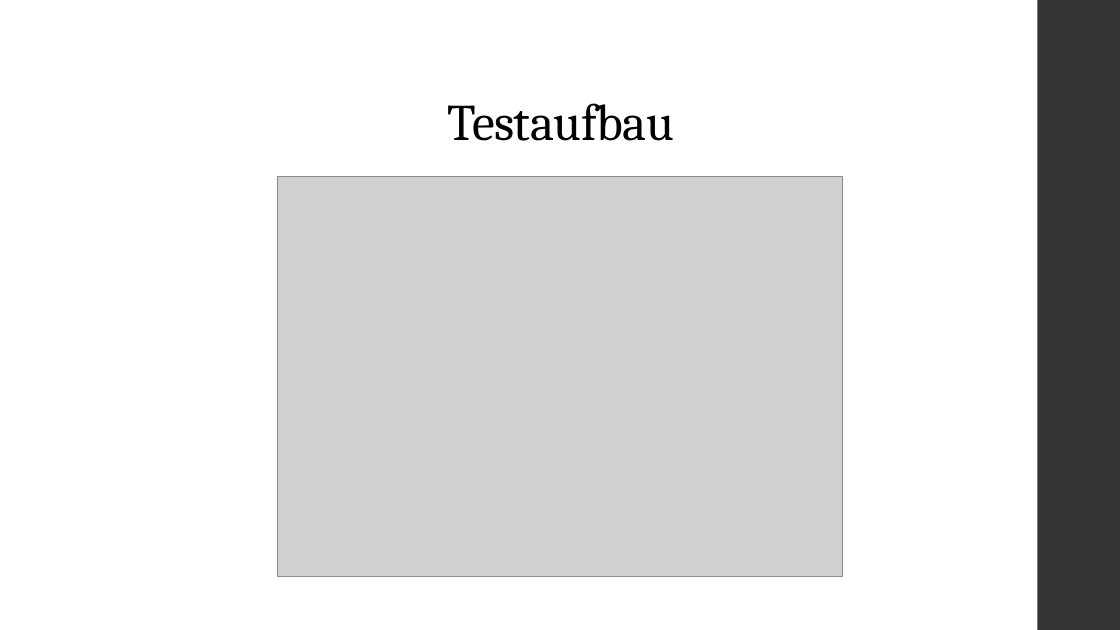
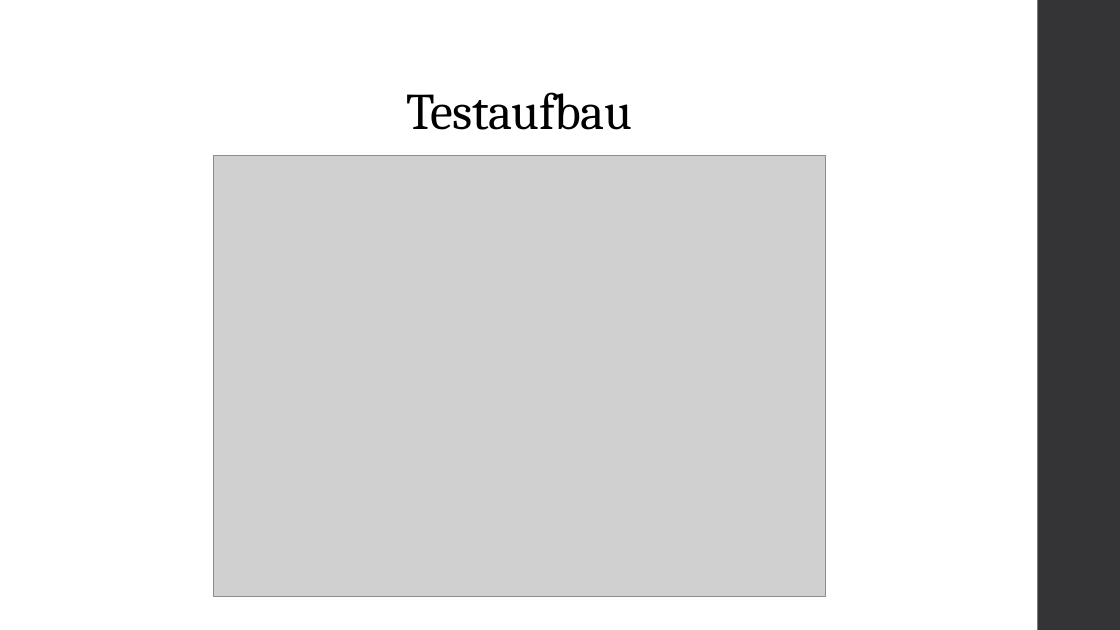
Before and after one commit to Blizzrow/Texts, a slide deck: slide 5 of Wandler_Koll.pptx. Drawn at 1120x630 pixels with LibreOffice and Linux fonts; fonts in the diff are those of the drawing; grey boxes stand for pictures. Boxes give left, top, right and bottom in pixels: in the first picture for what was removed or moved away, otherwise in the second. Text is boxed around its words. In the diff, an @@ line names an element or a change of style, - is before the commit and + after.

```diff
--- a/Wandler_Koll.pptx
+++ b/Wandler_Koll.pptx
@@ title "Testaufbau" moved from (x1=448, y1=103, x2=674, y2=141) to (x1=406, y1=92, x2=632, y2=130) @@
@@ picture resized from (x1=277, y1=176, x2=843, y2=576) to (x1=213, y1=155, x2=825, y2=597) @@
```
Also in this commit, not shown: 3 other slides changed, 1 slide added, 3 slides removed, 4 other files.
